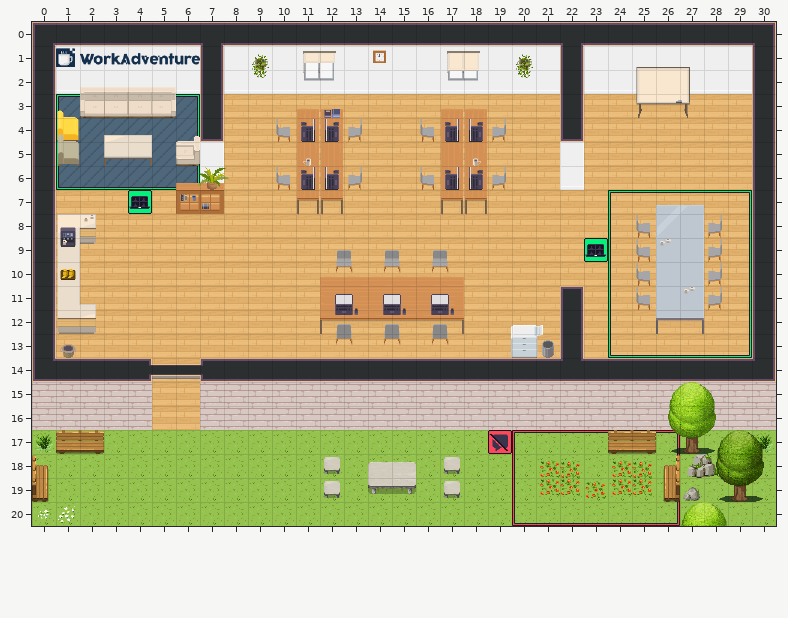
Tiled map (JSON), stored at maps/map.json. This is how it looked before the edit.
Cells are 32x32 px. Shown: x 0..30, y 0..20.
After:
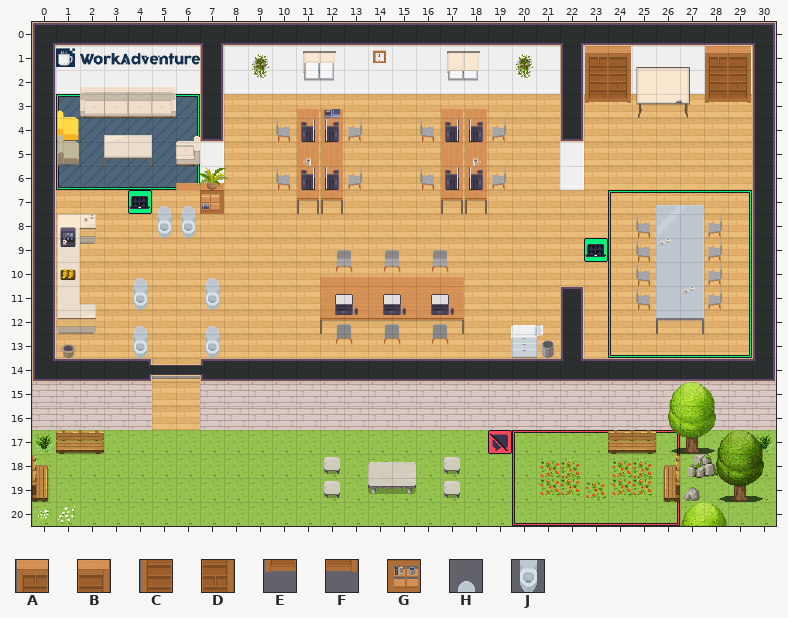
Key: from "Chunk 1": A 61, B 62, C 71, D 72, E 80, F 81, G 87, H 93, J 98.
_ is an empty cell.
The commit says: Deploying to gh-pages from master @ b56139fd28056717186a659c1c6ca3a1c211ae00 🚀
Edits made:
Layer "furniture":
Tile A now appears in row 1 at x 23 and 28.
Tile B now appears in row 1 at x 24 and 29.
Tile C now appears in row 2 at x 23 and 28.
Tile D now appears in row 2 at x 24 and 29.
Tile E now appears in row 3 at x 23 and 28.
Tile F now appears in row 3 at x 24 and 29.
The author changed tile G to tile H in row 7 at x 6.
Tile H now appears in row 7 at x 5; in row 10 at x 4 and 7; in row 12 at x 4 and 7.
Tile J now appears in row 8 at x 5 to 6; in row 11 at x 4 and 7; in row 13 at x 4 and 7.
